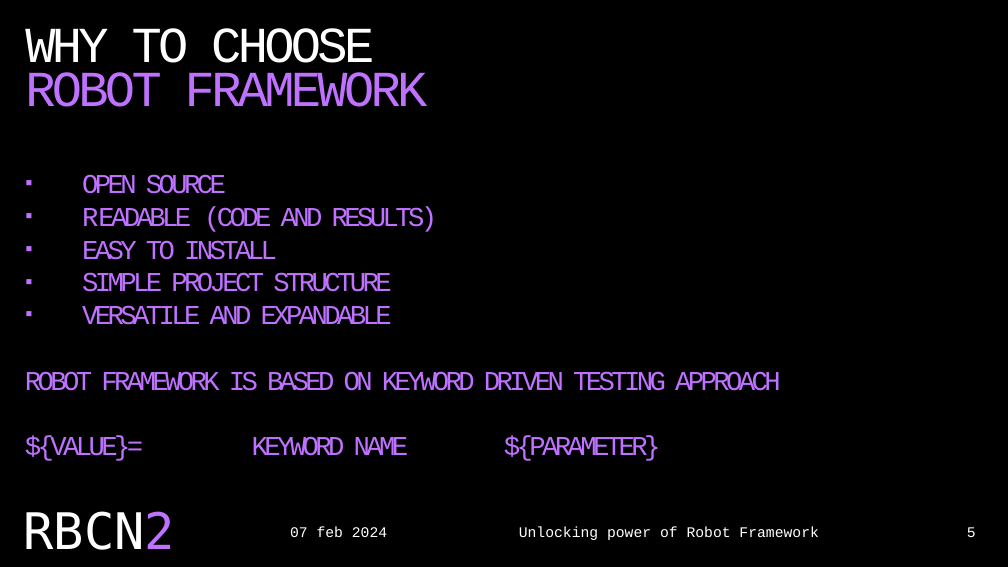
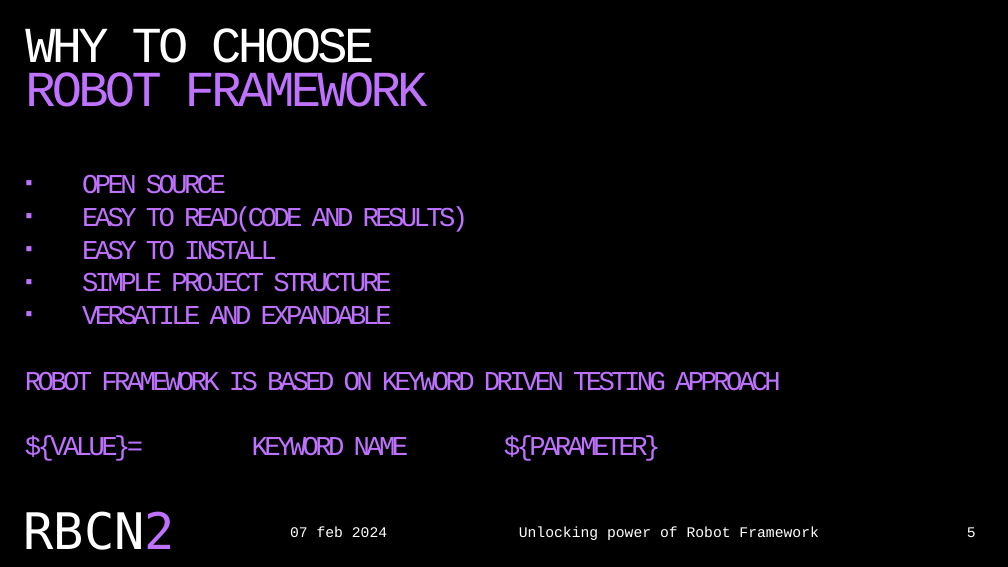
Before and after one commit to czyrski/robocon2024_unlocking_power, a slide deck: slide 5 of unlocking_power_of_robot_framework.pptx. Drawn at 1008x567 pixels with LibreOffice and Linux fonts; fonts in the diff are those of the drawing. Boxes give left, top, right and bottom in pixels: in the first picture for what was removed or moved away, otherwise in the second. Text is boxed around its words. In the diff, an @@ line names an element or a change of style, - is before the commit and + after.

```diff
--- a/unlocking_power_of_robot_framework.pptx
+++ b/unlocking_power_of_robot_framework.pptx
@@ text at box(82, 207, 469, 232): text changed @@
-▪ READABLE (CODE AND RESULTS)
+▪ EASY TO READ(CODE AND RESULTS)
```
Also in this commit, not shown: 6 other slides changed.
